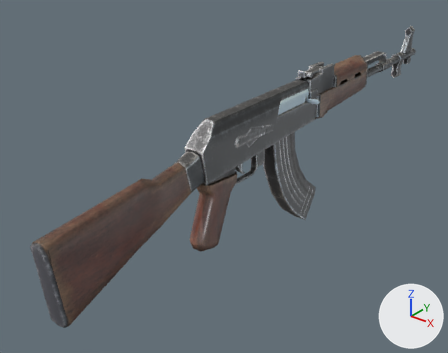
Renders of the FBX model media/models_x/weapons/Firearms/AK47.fbx from each side of a commit.
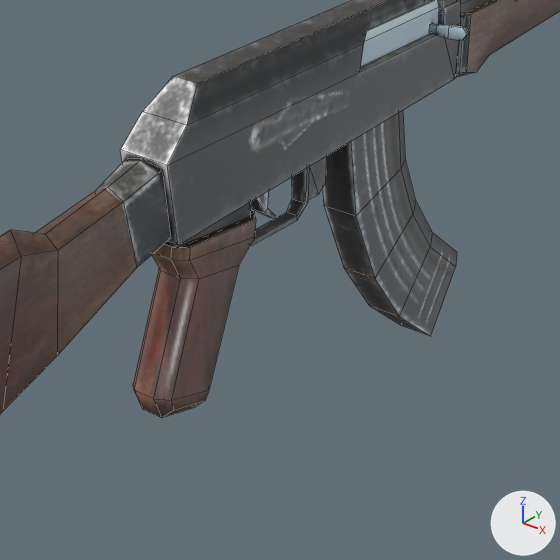
Each version appears first whole from a 50 mm camera at (0.0032, -0.00375, 0.00232) aimed at (-0.00043, 0.00078, -0.00049), and next in a close-up on the part from 31% to 79% of the width and 25% to 87% of the height. The lights are fixed; the arrows at lower right show +X, +Y and +Z. The close-ups show mesh edges as thin lines. Where no turn or scale is listed for an object, it has been applied to the vertices.

Names of what the first close-up shows: 'AK47_LP'.
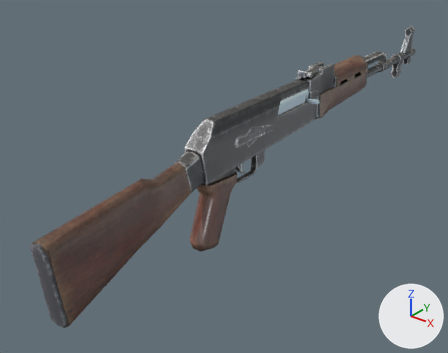
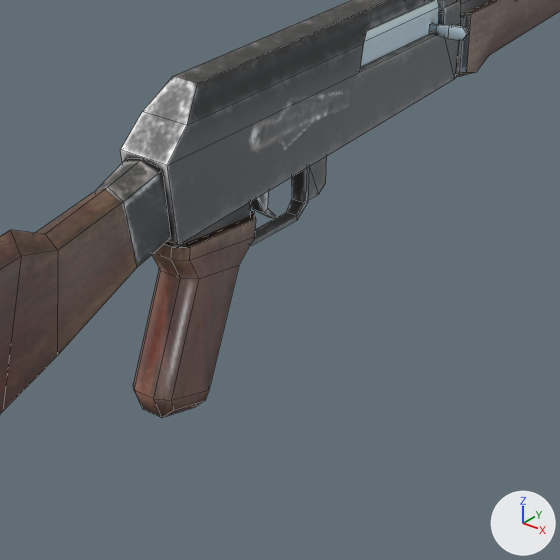
The newer file is also rescaled (x100.0) as a whole; pictures and numbers use the older file's frame.

Pixel boxes (x1, y1, x2, y2) of what changed, in the close-ups (560 x 560 px):
part 1 of me_plane_013, deleted
    before: (322, 110, 457, 336)

The change, as a diff of the scene's bpy script:
```diff
--- a/media/models_x/weapons/Firearms/AK47.fbx.py
+++ b/media/models_x/weapons/Firearms/AK47.fbx.py
@@ me_plane_013 @@
 me_plane_013.from_pydata(...)  # 434 vertices, 346 faces; spans x -0.00011..0.00024, y -0.00177..0.00432, z -0.0012..0.00055
 # used by ob_ak47_lp; location = (0.0, 0.0, 0.0)
+# me_plane_013 part 1: the loose piece of 30 vertices spanning x -0.00008..0.00008, y 0.00093..0.00185, z -0.0012..-0.00001 is deleted
 me_plane_013.materials.append(mat_material_045)
```
